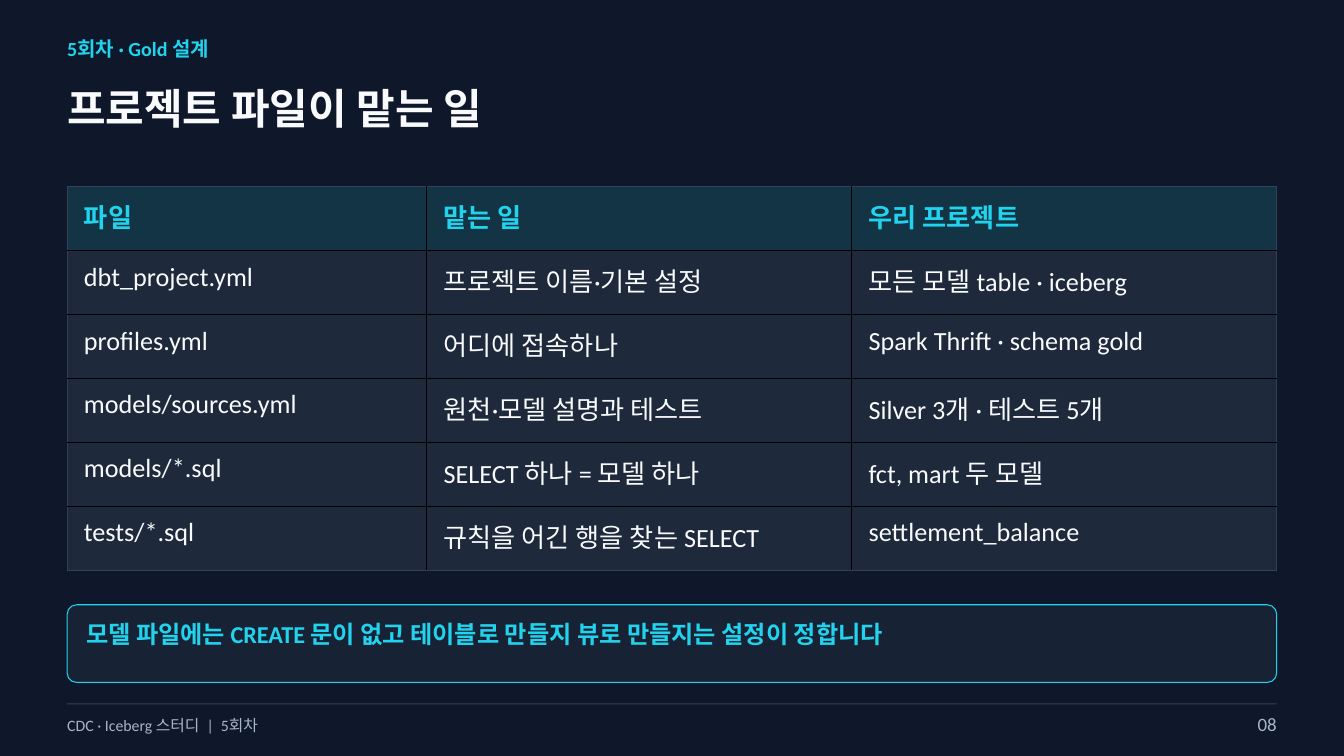
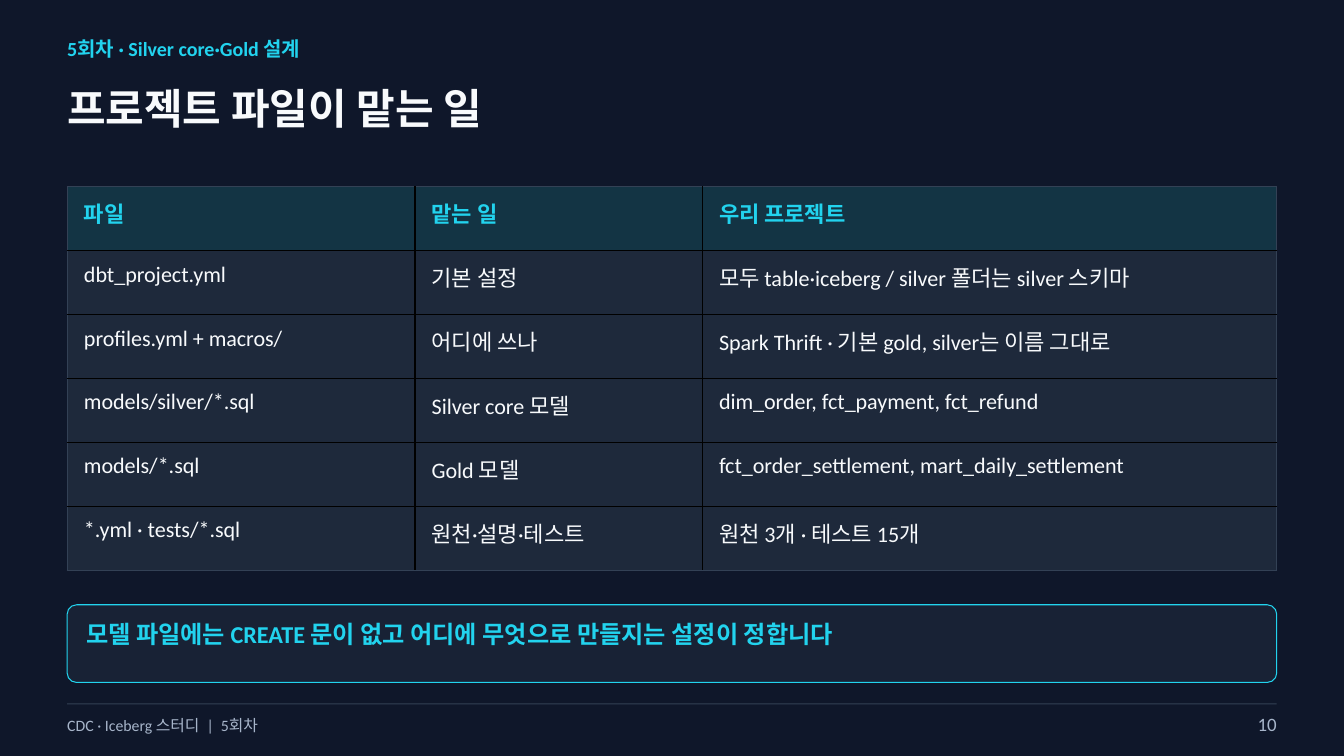
Before and after one commit to kim-dabin/cdc-lakehouse-study, a slide deck: slide 10 of labs/session05/slides/05-session05-student.pptx (slide 8 before the commit). Drawn at 1344x756 pixels with LibreOffice and Linux fonts; fonts in the diff are those of the drawing. Boxes give left, top, right and bottom in pixels: in the first picture for what was removed or moved away, otherwise in the second. Text is boxed around its words. In the diff, an @@ line names an element or a change of style, - is before the commit and + after.

```diff
--- a/labs/session05/slides/05-session05-student.pptx
+++ b/labs/session05/slides/05-session05-student.pptx
@@ text at box(67, 39, 301, 58): text changed @@
-5회차 · Gold 설계
+5회차 · Silver core·Gold 설계
@@ table at box(68, 187, 1277, 646) @@
-row 2, column 2: 프로젝트 이름·기본 설정
+row 2, column 2: 기본 설정
-row 2, column 3: 모든 모델 table · iceberg
+row 2, column 3: 모두 table·iceberg / silver 폴더는 silver 스키마
-row 3: profiles.yml | 어디에 접속하나 | Spark Thrift · schema gold
+row 3: profiles.yml + macros/ | 어디에 쓰나 | Spark Thrift · 기본 gold, silver는 이름 그대로
-row 4: models/sources.yml | 원천·모델 설명과 테스트 | Silver 3개 · 테스트 5개
+row 4: models/silver/*.sql | Silver core 모델 | dim_order, fct_payment, fct_refund
-row 5, column 2: SELECT 하나 = 모델 하나
+row 5, column 2: Gold 모델
-row 5, column 3: fct, mart 두 모델
+row 5, column 3: fct_order_settlement, mart_daily_settlement
-row 6: tests/*.sql | 규칙을 어긴 행을 찾는 SELECT | settlement_balance
+row 6: *.yml · tests/*.sql | 원천·설명·테스트 | 원천 3개 · 테스트 15개
@@ size 18.8 to 15.8 pt in "파일", "맡는 일", "우리 프로젝트", "dbt_project.yml" and 1 more places @@
@@ text at box(86, 622, 833, 645): text changed @@
-모델 파일에는 CREATE 문이 없고 테이블로 만들지 뷰로 만들지는 설정이 정합니다
+모델 파일에는 CREATE 문이 없고 어디에 무엇으로 만들지는 설정이 정합니다
@@ text at box(1258, 719, 1277, 731): text changed @@
-08
+10
```
Also in this commit, not shown: 27 other slides changed, 3 slides added, 1 slide removed, 1 other file.
